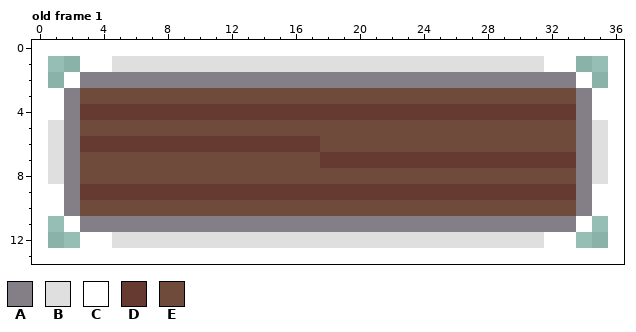
A pixel-art file gets an edit: Assets/World/B0.aseprite. Above: the version before the commit.
35x12 pixels, 1 frame. Colours within 5 levels of each other are drawn and written as one. Shown: old frame 1. The old version is drawn lined up with the new one, on the new canvas. The commit also changed other frames, which this record leaves out.
Palette (. is transparent): A #847e87  B #dfdfdf  C #ffffff  D #663931  E #6f4b3b
Pixels before, old frame 1, first column x 1:
 1 ..CCBBBBBBBBBBBBBBBBBBBBBBBBBBBCC..
 2 .CAAAAAAAAAAAAAAAAAAAAAAAAAAAAAAAC.
 3 CAEEEEEEEEEEEEEEEEEEEEEEEEEEEEEEEAC
 4 CADDDDDDDDDDDDDDDDDDDDDDDDDDDDDDDAC
 5 BAEEEEEEEEEEEEEEEEEEEEEEEEEEEEEEEAB
 6 BADDDDDDDDDDDDDDDEEEEEEEEEEEEEEEEAB
 7 BAEEEEEEEEEEEEEEEDDDDDDDDDDDDDDDDAB
 8 BAEEEEEEEEEEEEEEEEEEEEEEEEEEEEEEEAB
 9 CADDDDDDDDDDDDDDDDDDDDDDDDDDDDDDDAC
10 CAEEEEEEEEEEEEEEEEEEEEEEEEEEEEEEEAC
11 .CAAAAAAAAAAAAAAAAAAAAAAAAAAAAAAAC.
12 ..CCBBBBBBBBBBBBBBBBBBBBBBBBBBBCC..
The result:
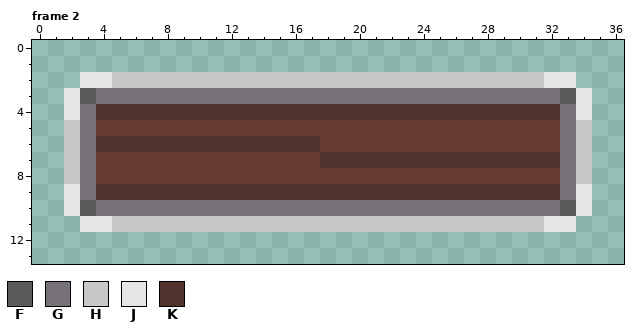
Colours new in this view: F #5a5a5a  G #777179  H #c8c8c8  J #e5e5e5  K #51332e
A new or re-ordered frame is compared with the old frame closest to it.
Edits made:
canvas 35x12 -> 37x14, the old top-left corner now at 1,1
frames 1 -> 3
Changed rows in their new state; - is an unchanged pixel.
Frame 2 is new; against old frame 1:
first column x 1:
 1 --...............................--
 2 -.JJHHHHHHHHHHHHHHHHHHHHHHHHHHHJJ.-
 3 .JFGGGGGGGGGGGGGGGGGGGGGGGGGGGGGFJ.
 4 .JGKKKKKKKKKKKKKKKKKKKKKKKKKKKKKGJ.
 5 .HGDDDDDDDDDDDDDDDDDDDDDDDDDDDDDGH.
 6 .HGKKKKKKKKKKKKKKDDDDDDDDDDDDDDDGH.
 7 .HGDDDDDDDDDDDDDDKKKKKKKKKKKKKKKGH.
 8 .HGDDDDDDDDDDDDDDDDDDDDDDDDDDDDDGH.
 9 .JGKKKKKKKKKKKKKKKKKKKKKKKKKKKKKGJ.
10 .JFGGGGGGGGGGGGGGGGGGGGGGGGGGGGGFJ.
11 -.JJHHHHHHHHHHHHHHHHHHHHHHHHHHHJJ.-
12 --...............................--
